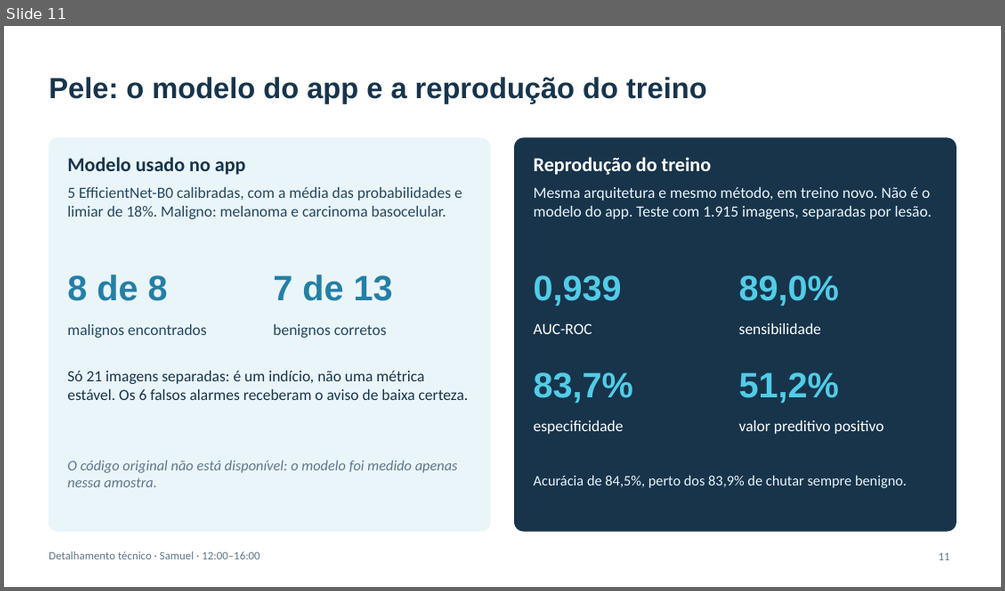
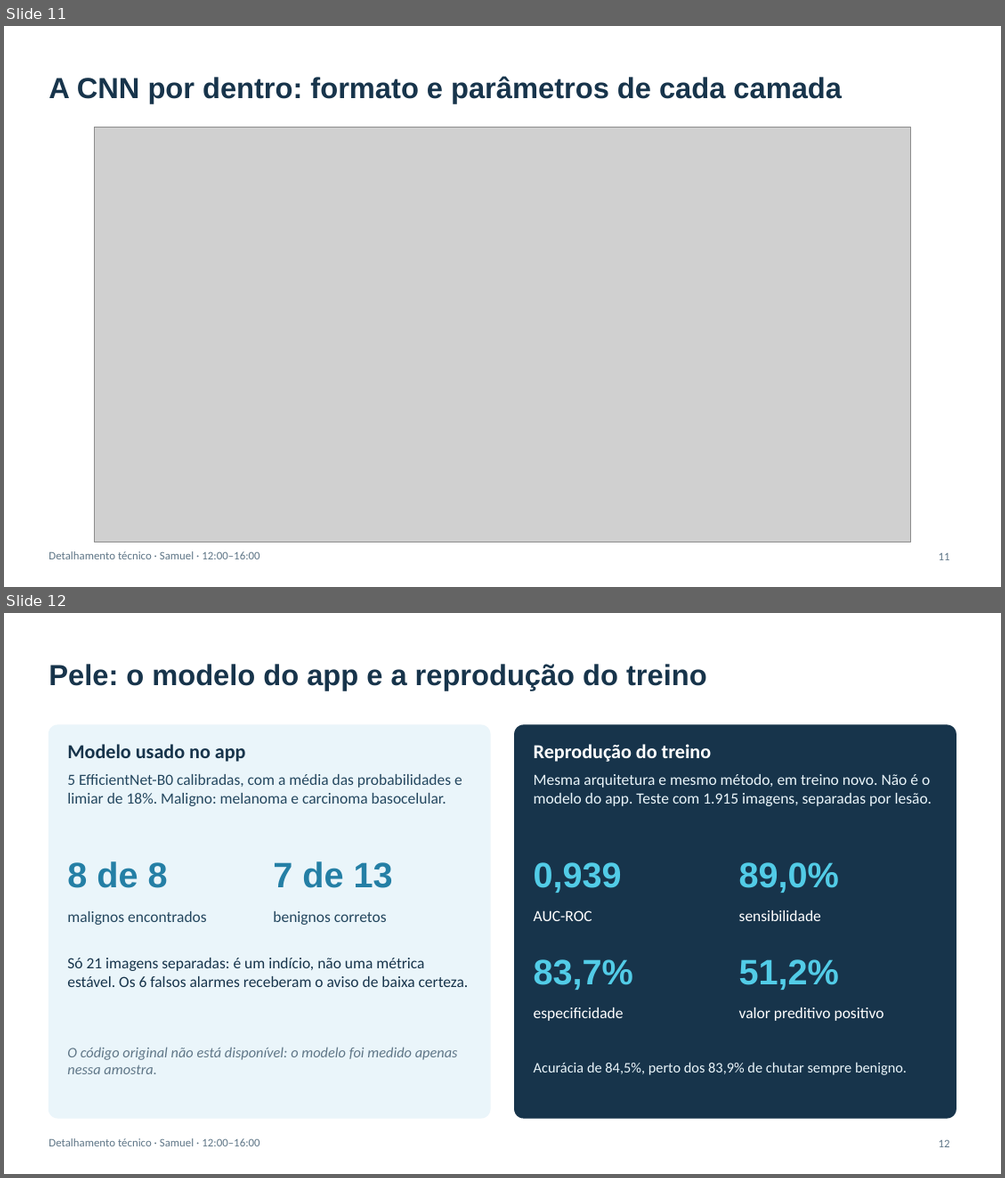
Before and after one commit to joaopgf/PixoraMed, a slide deck: docs/PixoraMed_final_presentation.pptx. Shown one above the other, each under a label of ours: slide 11 before the commit, slides 11 and 12 after it. The pictures are 1005x591 and 1005x1178 pixels, drawn with LibreOffice and Linux fonts; fonts in the diff are those of the drawing; grey boxes stand for pictures; background and template pictures are left out. Boxes give left, top, right and bottom in pixels: in the first picture for what was removed or moved away, otherwise in the second. Text is boxed around its words. In the diff, an @@ line names an element or a change of style, - is before the commit and + after.

```diff
--- a/docs/PixoraMed_final_presentation.pptx
+++ b/docs/PixoraMed_final_presentation.pptx
@@ slide 11 added at (4, 26, 1001, 587), background #FFFFFF @@
@@ title added at (48, 76, 841, 103), 28 pt, text #17344B, bold @@
+A CNN por dentro: formato e parâmetros de cada camada
@@ picture added at (95, 127, 911, 542) @@
@@ text added at (48, 551, 259, 559), 11 pt, text #5F7687 @@
+Detalhamento técnico · Samuel · 12:00–16:00
@@ page number added at (938, 553, 950, 560), 11 pt, text #5F7687 @@
+11
@@ what was slide 11 is now slide 12 @@
@@ page number at (938, 1139, 950, 1147): text changed @@
-11
+12
```
Also in this commit, not shown: 4 slides changed, 5 other files.
